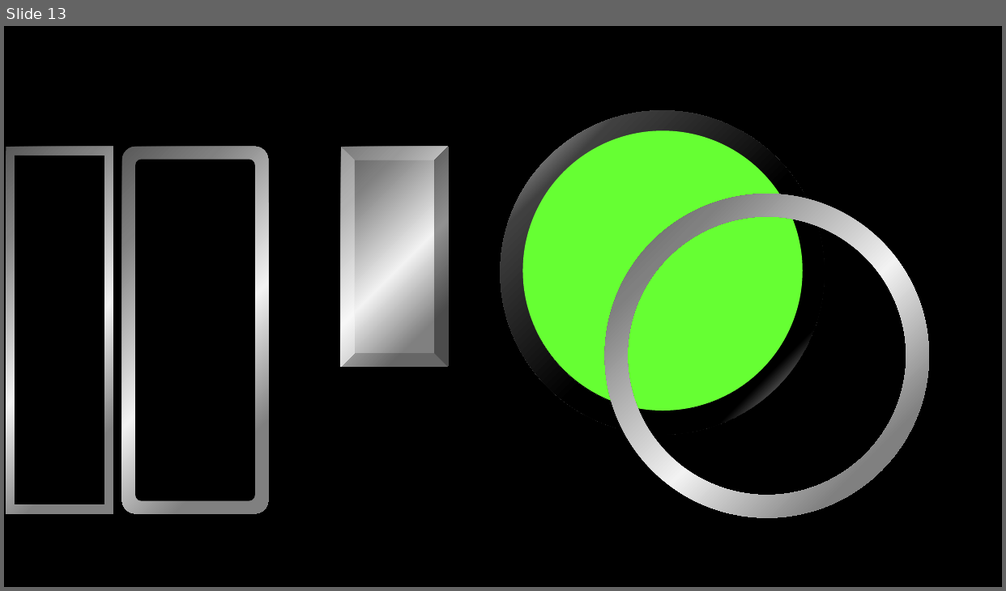
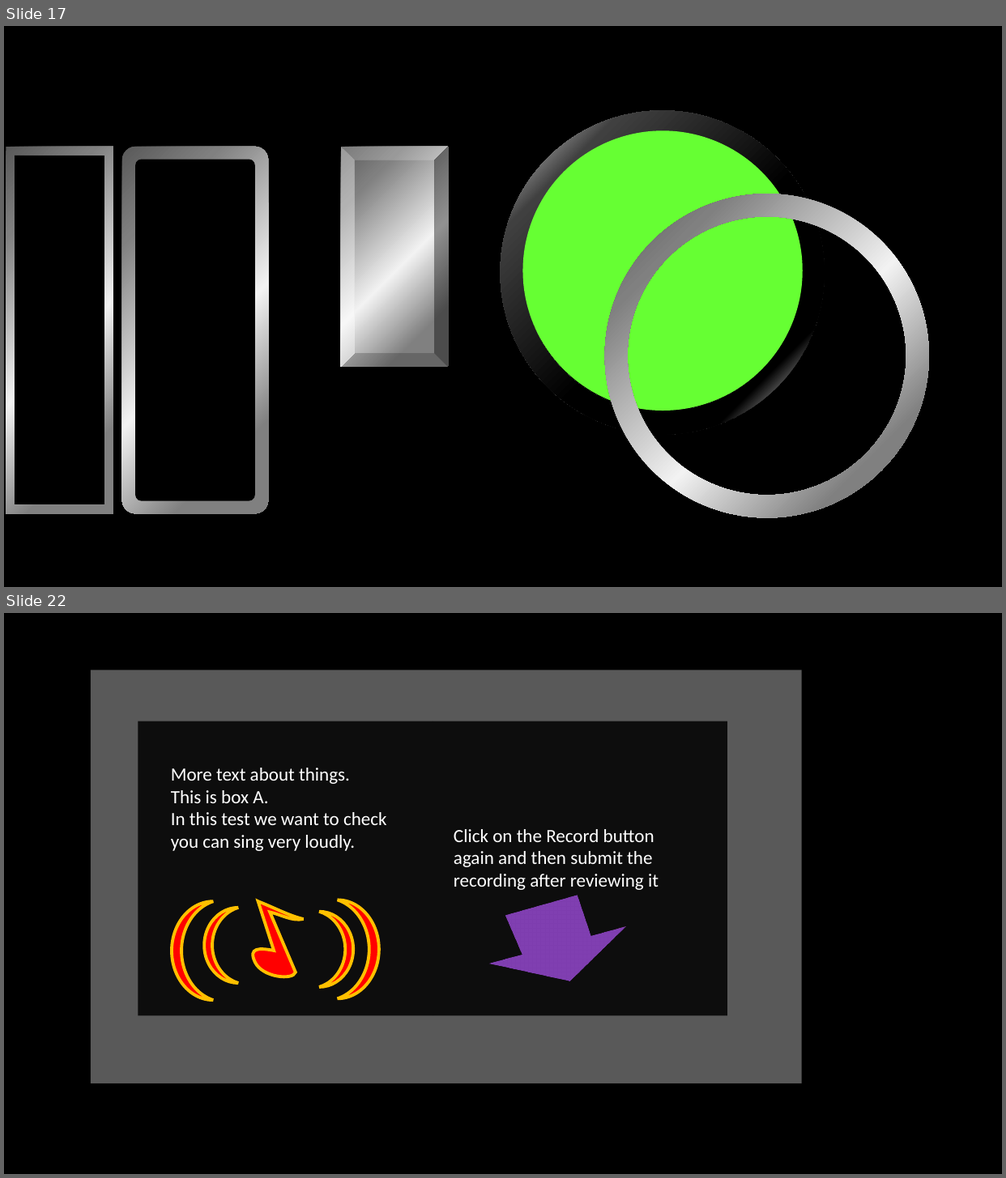
Before and after one commit to sweatysock/jock, a slide deck: design notes.pptx. Shown one above the other, each under a label of ours: slide 13 before the commit, slides 17 and 22 after it; the slides between them are not shown. The pictures are 1006x591 and 1006x1178 pixels, drawn with LibreOffice and Linux fonts; fonts in the diff are those of the drawing. Boxes give left, top, right and bottom in pixels: in the first picture for what was removed or moved away, otherwise in the second. Text is boxed around its words. In the diff, an @@ line names an element or a change of style, - is before the commit and + after.

```diff
--- a/design notes.pptx
+++ b/design notes.pptx
@@ slide 22 added at (x1=4, y1=613, x2=1002, y2=1174), background #000000 @@
@@ rectangle added at (x1=91, y1=670, x2=802, y2=1084), fill #595959 @@
@@ rectangle added at (x1=138, y1=722, x2=433, y2=1016), fill #0D0D0D @@
@@ rectangle added at (x1=433, y1=722, x2=728, y2=1016), fill #0D0D0D @@
@@ text added at (x1=171, y1=768, x2=387, y2=851), 18 pt, text #FFFFFF @@
+More text about things.
+This is box A.
+In this test we want to check you can sing very loudly.
@@ text added at (x1=454, y1=829, x2=658, y2=890), 18 pt, text #FFFFFF @@
+Click on the Record button again and then submit the recording after reviewing it
@@ moon added at (x1=172, y1=902, x2=213, y2=1001), fill #FF0000, outline #FFC000 3 pt @@
@@ freeform shape added at (x1=253, y1=902, x2=304, y2=977), fill #FF0000, outline #FFC000 3 pt @@
@@ moon added at (x1=337, y1=901, x2=378, y2=999), fill #FF0000, outline #FFC000 3 pt @@
@@ right arrow added at (x1=475, y1=882, x2=637, y2=1009), fill #7030A0, outline #FFC000 3 pt @@
@@ moon added at (x1=205, y1=908, x2=238, y2=983), fill #FF0000, outline #FFC000 3 pt @@
@@ moon added at (x1=319, y1=912, x2=353, y2=987), fill #FF0000, outline #FFC000 3 pt @@
@@ what was slide 13 is now slide 17 @@
```
Also in this commit, not shown: 7 slides changed, 9 other slides added, 21 other files.
